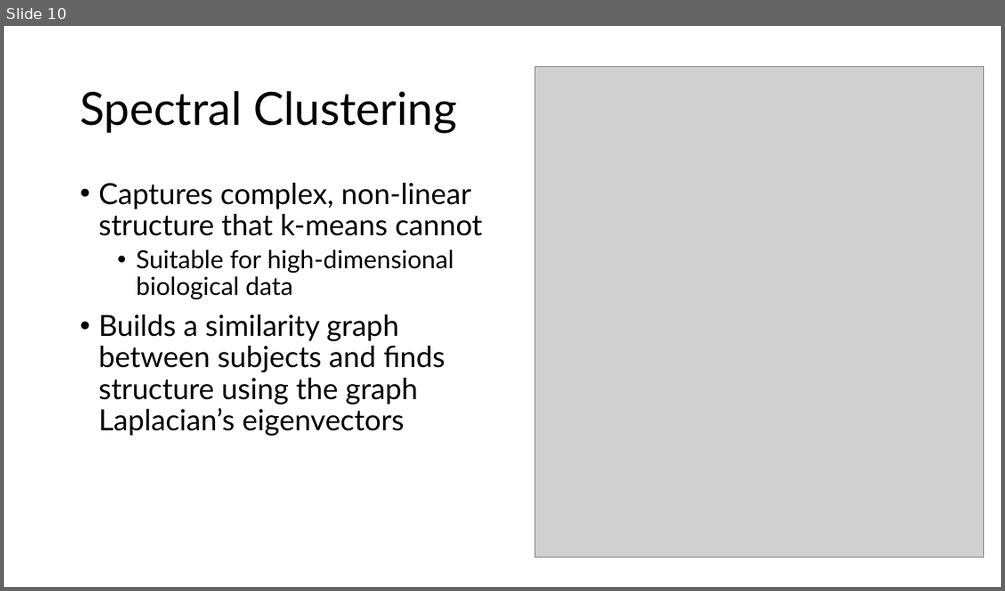
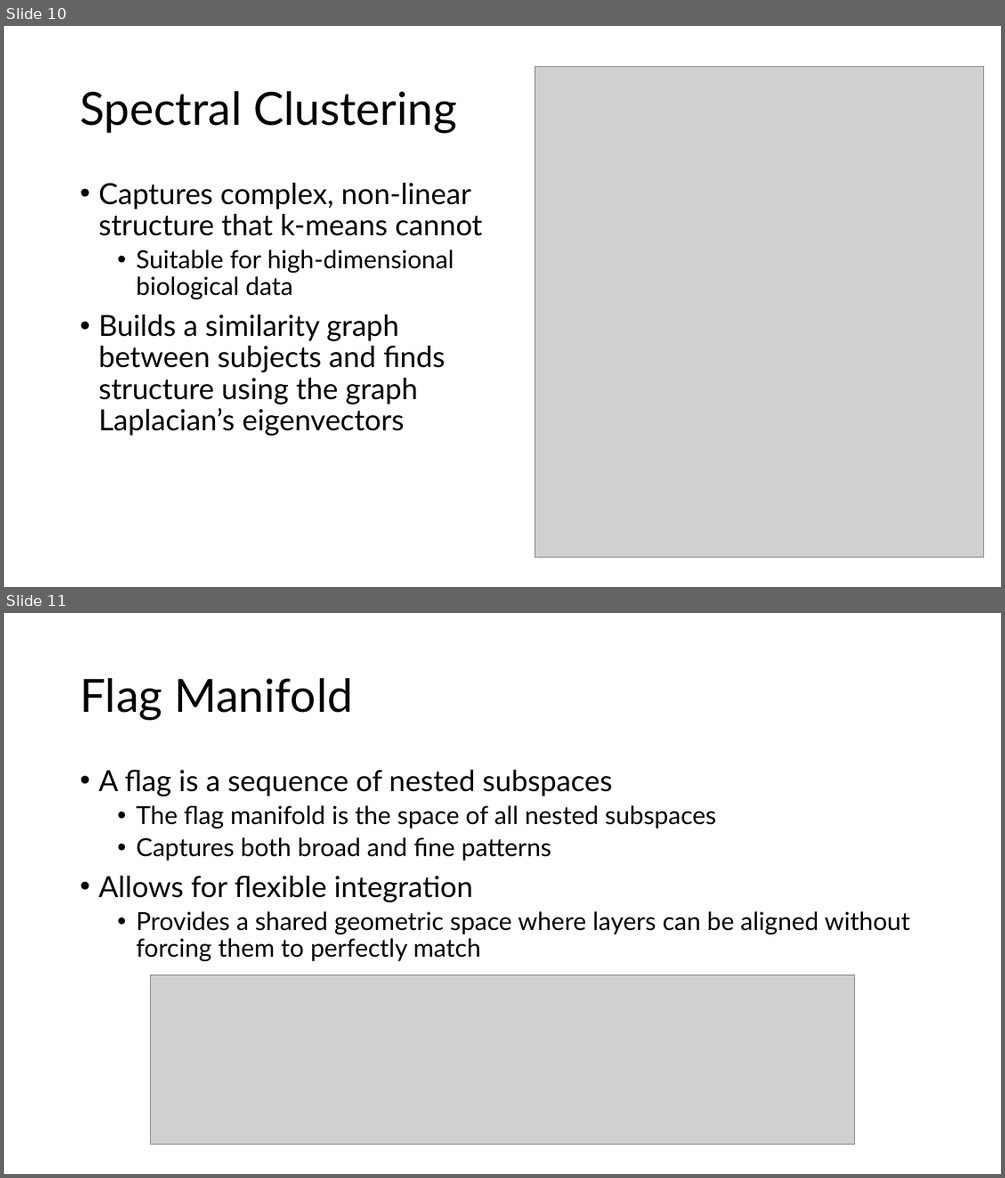
Before and after one commit to eweible/CF_Multi-omic_Clustering, a slide deck: Dissemination/Weible_Defense.pptx. Shown one above the other, each under a label of ours: slide 10 before the commit, slides 10 and 11 after it. The pictures are 1005x591 and 1005x1178 pixels, drawn with LibreOffice and Linux fonts; fonts in the diff are those of the drawing; grey boxes stand for pictures. Boxes give left, top, right and bottom in pixels: in the first picture for what was removed or moved away, otherwise in the second. Text is boxed around its words. In the diff, an @@ line names an element or a change of style, - is before the commit and + after.

```diff
--- a/Dissemination/Weible_Defense.pptx
+++ b/Dissemination/Weible_Defense.pptx
@@ slide 11 added at (4, 613, 1001, 1174), background #FFFFFF @@
@@ title added at (80, 678, 352, 720), 44 pt, text #000000 @@
+Flag Manifold
@@ text added at (98, 770, 910, 961), 24 pt, text #000000 @@
+• A flag is a sequence of nested subspaces
+  • The flag manifold is the space of all nested subspaces
+  • Captures both broad and fine patterns
+• Allows for flexible integration
+  • Provides a shared geometric space where layers can be aligned without forcing them to perfectly match
@@ picture added at (151, 975, 854, 1144) @@
```
Also in this commit, not shown: 3 slides changed.
